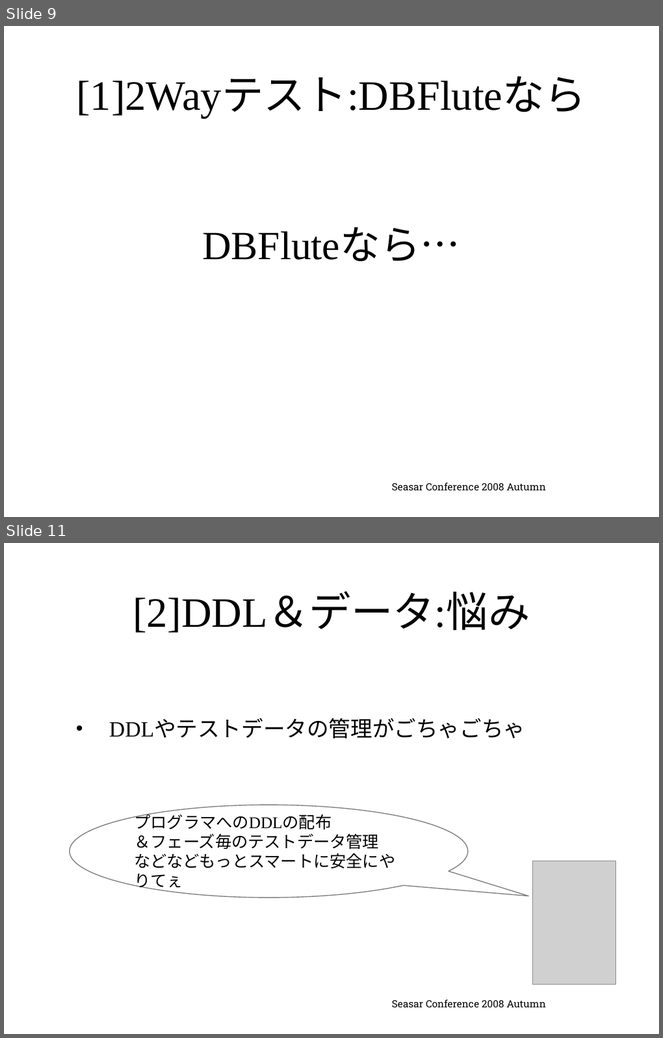
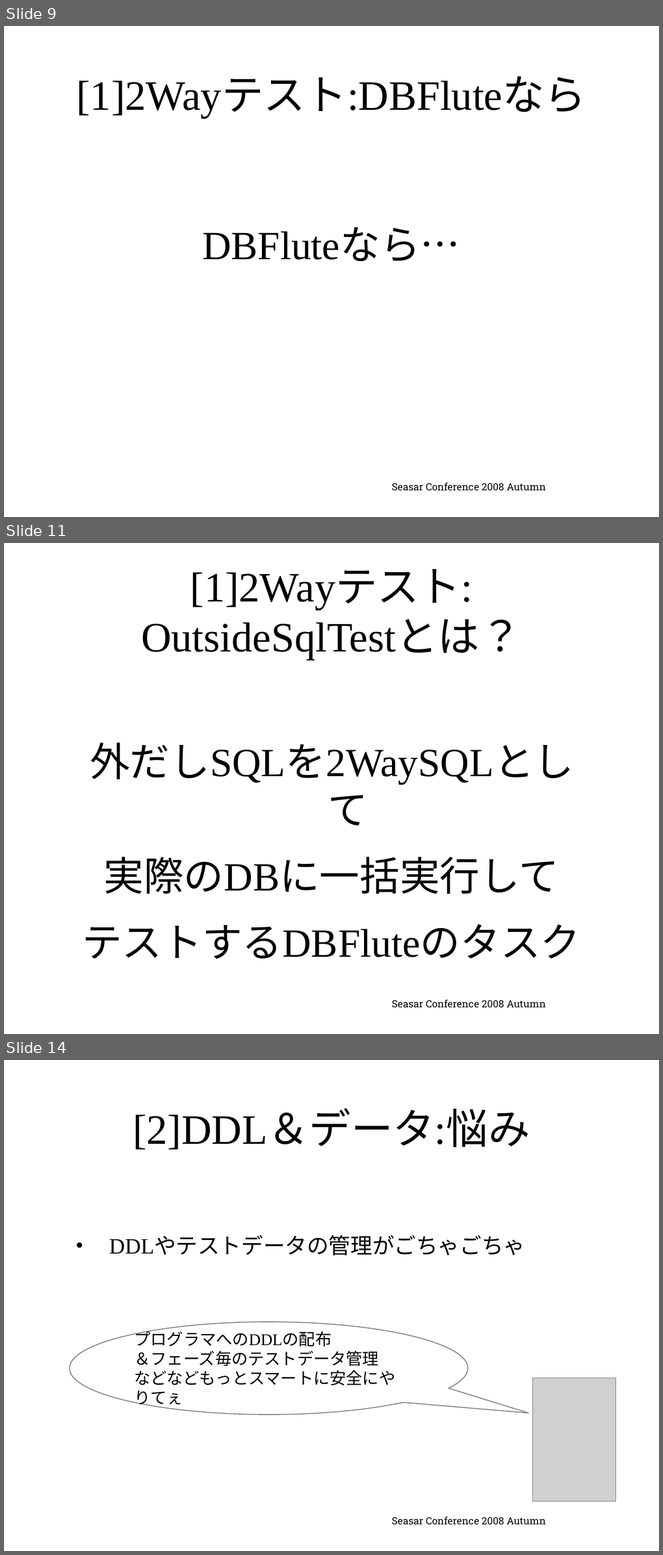
Before and after one commit to seasarorg/dbflute, a slide deck: dbflute/etc/doc/ref/session/resource/GenbaSolution2-sc2008autumn-dbflute.pptx. Shown one above the other, each under a label of ours: slides 9 and 11 before the commit, slides 9, 11 and 14 after it; the slides between them are not shown. The pictures are 663x1038 and 663x1555 pixels, drawn with LibreOffice and Linux fonts; fonts in the diff are those of the drawing; grey boxes stand for pictures; background and template pictures are left out. Boxes give left, top, right and bottom in pixels: in the first picture for what was removed or moved away, otherwise in the second. Text is boxed around its words. In the diff, an @@ line names an element or a change of style, - is before the commit and + after.

```diff
--- a/dbflute/etc/doc/ref/session/resource/GenbaSolution2-sc2008autumn-dbflute.pptx
+++ b/dbflute/etc/doc/ref/session/resource/GenbaSolution2-sc2008autumn-dbflute.pptx
@@ slide 11 added at (x1=4, y1=543, x2=659, y2=1034), background picture (left out) @@
@@ title added at (x1=141, y1=569, x2=521, y2=659), 46 pt, text #000000 @@
+[1]2Wayテスト:
+OutsideSqlTestとは？
@@ text added at (x1=82, y1=743, x2=581, y2=959), 44 pt, text #000000 @@
+外だしSQLを2WaySQLとして
+実際のDBに一括実行して
+テストするDBFluteのタスク
@@ text added at (x1=392, y1=1000, x2=546, y2=1008), 11 pt, text #000000 @@
+Seasar Conference 2008 Autumn
@@ what was slide 11 is now slide 14 @@
```
Also in this commit, not shown: 2 slides changed, 2 other slides added.
